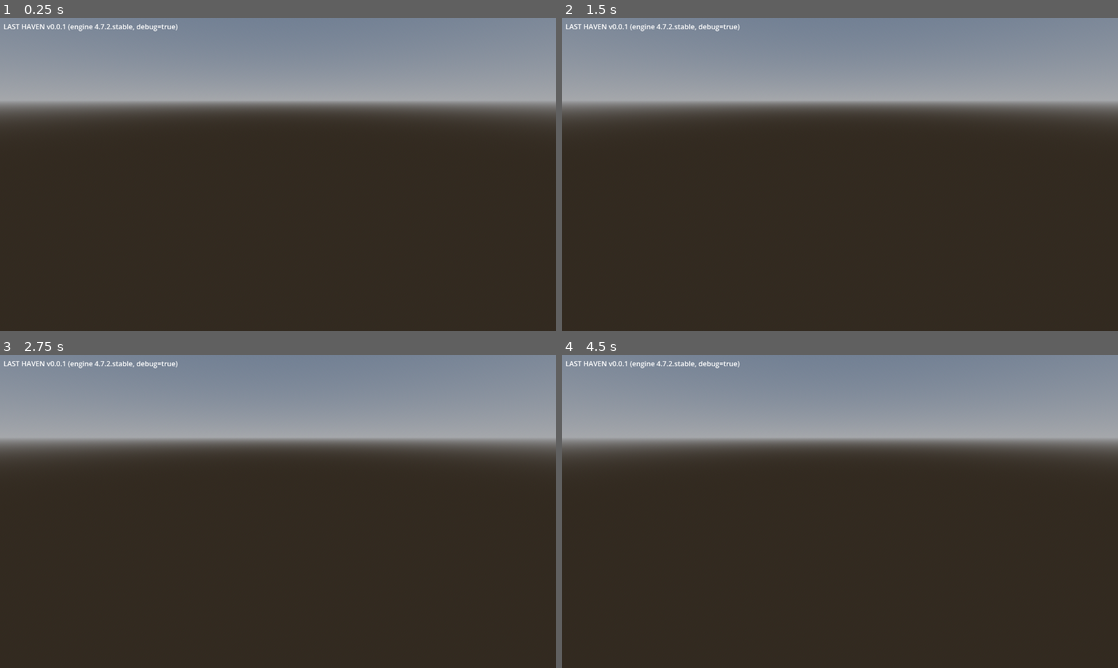
Above: before the commit, frames 1-4 (two rows, left to right).
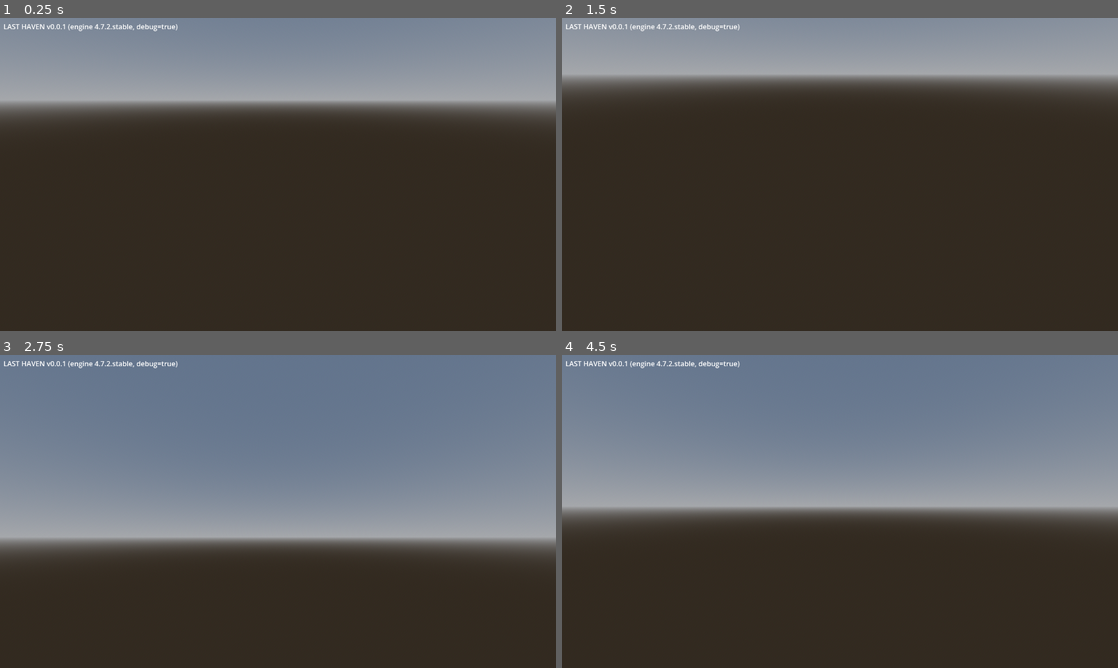
Above: after the commit, the same moments.

Repository: daesunryang/Project-ZSS
Game: Godot game, scene res://scenes/main/main.tscn
Same seed, same stepped clock (60 frames per second), same inputs: the game is played once before the commit and once after it.
Inputs (mouse positions are in pixels of both pictures, inside the frame that each line leads up to):
- Up to frame 1 (0.25 s): no input
- Up to frame 2 (1.5 s): tap Enter at 0.5 s; move the mouse to (962, 158) at 0.52 s; hold D (move_right, bound only after the commit) 0.53-1.28 s; tap E (pickup, bound only after the commit) at 0.6, 1.35 s; tap Space at 1.25 s; move the mouse to (728, 190) at 1.27 s; hold S (move_backward, bound only after the commit) from 1.28 s (still down)
- Up to frame 3 (2.75 s): tap Enter at 2 s; move the mouse to (333, 442) at 2.02 s; release S (move_backward, bound only after the commit) at 2.03 s; hold D (move_right, bound only after the commit) from 2.03 s (still down); tap E (pickup, bound only after the commit) at 2.1 s
- Up to frame 4 (4.5 s): tap Space at 2.75, 4.25 s; move the mouse to (812, 574) at 2.77 s; release D (move_right, bound only after the commit) at 2.78 s; hold W (move_forward, bound only after the commit) 2.78-3.53 s; tap E (pickup, bound only after the commit) at 2.85, 3.6, 4.35 s; tap Enter at 3.5 s; move the mouse to (1006, 558) at 3.52 s; hold A (move_left, bound only after the commit) from 3.53 s (still down); move the mouse to (673, 464) at 4.27 s

The runs differ from the first frame. In frame 2, 13% of the frame differs, in the area x 0-100%, y 17-33%; in frame 3, 56%, in the area x 0-100%, y 3-65%; in frame 4, 42%.

Commit message:
P1-4: Add free-rotating third-person camera and input mapping
Client-only presentation: mouse-orbit camera following the local player,
WASD input converted to camera-relative world XZ intent, a send policy
(change + resend + single stop) matching the server's 0.5s input timeout,
pickup key selecting the nearest mirrored world item, and temporary
capsule visuals. Tunables live in data/tuning/camera_settings.tres and are
recorded as PROVISIONAL in docs/15 section 7. Implemented by Codex,
reviewed and verified by the coordinator.

Co-Authored-By: Claude Sonnet 5.5 <noreply@anthropic.com>

Diff:
--- /dev/null
+++ b/data/tuning/camera_settings.tres
@@ -0,0 +1,25 @@
+[gd_resource type="Resource" script_class="CameraSettings" load_steps=2 format=3]
+
+[ext_resource type="Script" path="res://scripts/presentation/camera_settings.gd" id="1_camera"]
+
+[resource]
+script = ExtResource("1_camera")
+mouse_sensitivity_rad_per_pixel = 0.003
+camera_distance_m = 6.0
+target_height_m = 1.5
+initial_pitch_rad = -0.35
+min_pitch_rad = -1.2
+max_pitch_rad = 0.2
+input_deadzone = 0.1
+move_forward_key = 87
+move_backward_key = 83
+move_left_key = 65
+move_right_key = 68
+pickup_key = 69
+move_resend_interval_sec = 0.2
+direction_change_epsilon = 0.01
+yaw_change_epsilon_rad = 0.01
+capsule_radius_m = 0.4
+capsule_height_m = 1.8
+local_player_color = Color(0.2, 0.75, 1, 1)
+remote_player_color = Color(1, 0.45, 0.25, 1)
--- a/scenes/main/client_view.tscn
+++ b/scenes/main/client_view.tscn
@@ -20,8 +20,11 @@
 [node name="Sun" type="DirectionalLight3D" parent="."]
 transform = Transform3D(1, 0, 0, 0, 0.707107, 0.707107, 0, -0.707107, 0.707107, 0, 10, 0)
 
+[node name="Players" type="Node3D" parent="."]
+unique_name_in_owner = true
+
 [node name="Camera" type="Camera3D" parent="."]
-transform = Transform3D(1, 0, 0, 0, 0.939693, 0.34202, 0, -0.34202, 0.939693, 0, 3, 8)
+unique_name_in_owner = true
 current = true
 
 [node name="Hud" type="CanvasLayer" parent="."]
--- /dev/null
+++ b/scripts/presentation/camera_orbit_math.gd
@@ -0,0 +1,24 @@
+class_name CameraOrbitMath
+extends RefCounted
+## Pure third-person orbit calculations. No Node or input dependency.
+
+
+## Applies a mouse delta and returns (wrapped yaw, clamped pitch).
+static func apply_mouse_delta(yaw: float, pitch: float, mouse_delta: Vector2, sensitivity: float, min_pitch: float, max_pitch: float) -> Vector2:
+	return Vector2(
+		wrap_yaw(yaw - mouse_delta.x * sensitivity),
+		clampf(pitch - mouse_delta.y * sensitivity, min_pitch, max_pitch)
+	)
+
+
+## Canonical yaw used for both camera-relative input and the move intent.
+static func wrap_yaw(yaw: float) -> float:
+	return wrapf(yaw, -PI, PI)
+
+
+## World position of an orbit camera looking at `target`.
+static func camera_position(target: Vector3, yaw: float, pitch: float, distance: float) -> Vector3:
+	var offset: Vector3 = Vector3(0.0, 0.0, distance)
+	offset = offset.rotated(Vector3.RIGHT, pitch)
+	offset = offset.rotated(Vector3.UP, yaw)
+	return target + offset
--- /dev/null
+++ b/scripts/presentation/camera_settings.gd
@@ -0,0 +1,61 @@
+class_name CameraSettings
+extends Resource
+## Client-only camera, input and placeholder presentation tuning.
+## Every product-facing value is PROVISIONAL (docs/15 §7).
+
+const DEFAULT_PATH: String = "res://data/tuning/camera_settings.tres"
+
+@export_range(0.0001, 0.1) var mouse_sensitivity_rad_per_pixel: float = 0.003
+@export_range(0.1, 100.0) var camera_distance_m: float = 6.0
+@export_range(0.0, 10.0) var target_height_m: float = 1.5
+@export_range(-1.55, 1.55) var initial_pitch_rad: float = -0.35
+@export_range(-1.55, 1.55) var min_pitch_rad: float = -1.20
+@export_range(-1.55, 1.55) var max_pitch_rad: float = 0.20
+
+@export_range(0.0, 0.99) var input_deadzone: float = 0.10
+@export var move_forward_key: Key = KEY_W
+@export var move_backward_key: Key = KEY_S
+@export var move_left_key: Key = KEY_A
+@export var move_right_key: Key = KEY_D
+@export var pickup_key: Key = KEY_E
+
+## Must stay below the server's 0.5 s no-input timeout (docs/15 P1-8).
+@export_range(0.01, 0.25) var move_resend_interval_sec: float = 0.20
+@export_range(0.0001, 0.5) var direction_change_epsilon: float = 0.01
+@export_range(0.0001, 0.5) var yaw_change_epsilon_rad: float = 0.01
+
+@export_range(0.1, 5.0) var capsule_radius_m: float = 0.40
+@export_range(0.2, 10.0) var capsule_height_m: float = 1.80
+@export var local_player_color: Color = Color(0.20, 0.75, 1.0, 1.0)
+@export var remote_player_color: Color = Color(1.0, 0.45, 0.25, 1.0)
+
+
+func validate() -> PackedStringArray:
+	var errors: PackedStringArray = []
+	if mouse_sensitivity_rad_per_pixel <= 0.0:
+		errors.append("mouse_sensitivity_rad_per_pixel must be > 0")
+	if camera_distance_m <= 0.0 or target_height_m < 0.0:
+		errors.append("camera distance must be > 0 and target height must be >= 0")
+	if min_pitch_rad > max_pitch_rad or initial_pitch_rad < min_pitch_rad or initial_pitch_rad > max_pitch_rad:
+		errors.append("pitch range must contain initial_pitch_rad")
+	if input_deadzone < 0.0 or input_deadzone >= 1.0:
+		errors.append("input_deadzone must be within [0, 1)")
+	if move_resend_interval_sec <= 0.0 or move_resend_interval_sec > 0.25:
+		errors.append("move_resend_interval_sec must be within (0, 0.25]")
+	if direction_change_epsilon <= 0.0 or yaw_change_epsilon_rad <= 0.0:
+		errors.append("intent change epsilons must be > 0")
+	if capsule_radius_m <= 0.0 or capsule_height_m < capsule_radius_m * 2.0:
+		errors.append("capsule height must be at least twice its radius")
+	for key: Key in [move_forward_key, move_backward_key, move_left_key, move_right_key, pickup_key]:
+		if key == KEY_NONE:
+			errors.append("input keys must not be KEY_NONE")
+			break
+	return errors
+
+
+static func load_or_default(path: String = DEFAULT_PATH) -> CameraSettings:
+	var loaded: Resource = ResourceLoader.load(path) if ResourceLoader.exists(path) else null
+	if loaded is CameraSettings:
+		return loaded as CameraSettings
+	GameLogger.warning("config", "camera settings missing, using defaults", {"path": path, "operation": "load_settings"})
+	return CameraSettings.new()
--- /dev/null
+++ b/scripts/presentation/client_input_actions.gd
@@ -0,0 +1,26 @@
+class_name ClientInputActions
+extends RefCounted
+## Registers client actions at runtime so project.godot remains untouched.
+
+const MOVE_FORWARD: StringName = &"move_forward"
+const MOVE_BACKWARD: StringName = &"move_backward"
+const MOVE_LEFT: StringName = &"move_left"
+const MOVE_RIGHT: StringName = &"move_right"
+const PICKUP: StringName = &"pickup"
+
+
+static func register(settings: CameraSettings) -> void:
+	_add_key_action(MOVE_FORWARD, settings.move_forward_key, settings.input_deadzone)
+	_add_key_action(MOVE_BACKWARD, settings.move_backward_key, settings.input_deadzone)
+	_add_key_action(MOVE_LEFT, settings.move_left_key, settings.input_deadzone)
+	_add_key_action(MOVE_RIGHT, settings.move_right_key, settings.input_deadzone)
+	_add_key_action(PICKUP, settings.pickup_key, settings.input_deadzone)
+
+
+static func _add_key_action(action: StringName, key: Key, deadzone: float) -> void:
+	if InputMap.has_action(action):
+		return
+	InputMap.add_action(action, deadzone)
+	var event: InputEventKey = InputEventKey.new()
+	event.physical_keycode = key
+	InputMap.action_add_event(action, event)
--- a/scripts/presentation/client_view.gd
+++ b/scripts/presentation/client_view.gd
@@ -1,10 +1,146 @@
 class_name ClientView
 extends Node3D
-## Client-only presentation for the empty world: camera, light, environment
-## and a version label. Never instantiated on the server (docs/09 §11).
-## The free-rotating third-person camera rig is Phase 1 work.
+## Client-only camera, local input and temporary player presentation.
+## Never instantiated on the server (docs/09 §11).
+
+@onready var _camera: Camera3D = %Camera
+@onready var _players_root: Node3D = %Players
+
+var _settings: CameraSettings = null
+var _network: NetworkService = null
+var _state: ClientWorldState = null
+var _intent_sender: MoveIntentSender = null
+var _yaw: float = 0.0
+var _pitch: float = 0.0
+var _player_visuals: Dictionary[String, MeshInstance3D] = {}
+var _capsule_mesh: CapsuleMesh = null
+var _local_material: StandardMaterial3D = null
+var _remote_material: StandardMaterial3D = null
 
 
 func _ready() -> void:
 	%VersionLabel.text = BuildInfo.summary()
+	_settings = CameraSettings.load_or_default()
+	var errors: PackedStringArray = _settings.validate()
+	if not errors.is_empty():
+		GameLogger.error("presentation", "invalid camera settings; using built-in defaults", {"errors": "; ".join(errors), "operation": "client_view_ready"})
+		_settings = CameraSettings.new()
+	_yaw = 0.0
+	_pitch = _settings.initial_pitch_rad
+	_intent_sender = MoveIntentSender.new(
+		_settings.move_resend_interval_sec,
+		_settings.direction_change_epsilon,
+		_settings.yaw_change_epsilon_rad
+	)
+	ClientInputActions.register(_settings)
+	_prepare_player_resources()
+	if DisplayServer.get_name() != "headless":
+		Input.mouse_mode = Input.MOUSE_MODE_CAPTURED
+	_update_camera()
+	_bind_network.call_deferred()
 	GameLogger.info("presentation", "client view ready", {"display_driver": DisplayServer.get_name()})
+
+
+func _exit_tree() -> void:
+	if DisplayServer.get_name() != "headless" and Input.mouse_mode == Input.MOUSE_MODE_CAPTURED:
+		Input.mouse_mode = Input.MOUSE_MODE_VISIBLE
+
+
+func _unhandled_input(event: InputEvent) -> void:
+	if event is InputEventMouseMotion and Input.mouse_mode == Input.MOUSE_MODE_CAPTURED:
+		var motion: InputEventMouseMotion = event as InputEventMouseMotion
+		var orbit: Vector2 = CameraOrbitMath.apply_mouse_delta(
+			_yaw,
+			_pitch,
+			motion.relative,
+			_settings.mouse_sensitivity_rad_per_pixel,
+			_settings.min_pitch_rad,
+			_settings.max_pitch_rad
+		)
+		_yaw = orbit.x
+		_pitch = orbit.y
+		_update_camera()
+		get_viewport().set_input_as_handled()
+
+
+func _physics_process(_delta: float) -> void:
+	_update_camera()
+	if _network == null or _state == null or _state.local_player_id.is_empty():
+		return
+	var sample: Vector2 = Vector2(
+		Input.get_axis(ClientInputActions.MOVE_LEFT, ClientInputActions.MOVE_RIGHT),
+		Input.get_axis(ClientInputActions.MOVE_BACKWARD, ClientInputActions.MOVE_FORWARD)
+	)
+	var local_intent: Vector2 = InputIntentMath.sample_to_local_intent(sample, _settings.input_deadzone)
+	var world_intent: Vector2 = InputIntentMath.camera_relative_direction(local_intent, _yaw)
+	var now_sec: float = float(Time.get_ticks_msec()) / 1000.0
+	if _intent_sender.should_send(world_intent, _yaw, now_sec):
+		_network.send_move_intent(world_intent, _yaw)
+	if Input.is_action_just_pressed(ClientInputActions.PICKUP):
+		_request_nearest_pickup()
+
+
+func _bind_network() -> void:
+	var bootstrap: GameBootstrap = get_parent() as GameBootstrap
+	if bootstrap == null or bootstrap.get_client_view() != self:
+		GameLogger.error("presentation", "client view has no owning bootstrap", {"operation": "bind_network"})
+		return
+	_network = bootstrap.get_network()
+	if _network == null:
+		return
+	_state = _network.client_state
+	if not _state.changed.is_connected(_on_world_state_changed):
+		_state.changed.connect(_on_world_state_changed)
+	_sync_player_visuals()
+
+
+func _on_world_state_changed() -> void:
+	_sync_player_visuals()
+
+
+func _prepare_player_resources() -> void:
+	_capsule_mesh = CapsuleMesh.new()
+	_capsule_mesh.radius = _settings.capsule_radius_m
+	_capsule_mesh.height = _settings.capsule_height_m
+	_local_material = StandardMaterial3D.new()
+	_local_material.albedo_color = _settings.local_player_color
+	_remote_material = StandardMaterial3D.new()
+	_remote_material.albedo_color = _settings.remote_player_color
+
+
+func _sync_player_visuals() -> void:
+	if _state == null:
+		return
+	for existing_id: String in _player_visuals.keys():
+		if not _state.players.has(existing_id):
+			_player_visuals[existing_id].queue_free()
+			_player_visuals.erase(existing_id)
+	for player_id: String in _state.players:
+		var visual: MeshInstance3D = _player_visuals.get(player_id, null)
+		if visual == null:
+			visual = MeshInstance3D.new()
+			visual.name = "Player_" + player_id
+			visual.mesh = _capsule_mesh
+			_players_root.add_child(visual)
+			_player_visuals[player_id] = visual
+		var entry: Dictionary = _state.players[player_id]
+		visual.position = (entry.get("position", Vector3.ZERO) as Vector3) + Vector3.UP * (_settings.capsule_height_m * 0.5)
+		visual.rotation.y = float(entry.get("yaw", 0.0))
+		visual.material_override = _local_material if player_id == _state.local_player_id else _remote_material
+
+
+func _update_camera() -> void:
+	if _camera == null or _settings == null:
+		return
+	var target: Vector3 = Vector3.UP * _settings.target_height_m
+	if _state != null and not _state.local_player_id.is_empty():
+		target += _state.position_of(_state.local_player_id)
+	_camera.global_position = CameraOrbitMath.camera_position(target, _yaw, _pitch, _settings.camera_distance_m)
+	_camera.look_at(target, Vector3.UP)
+
+
+func _request_nearest_pickup() -> void:
+	var local_position: Vector3 = _state.position_of(_state.local_player_id)
+	var item_id: String = InputIntentMath.nearest_world_item_id(local_position, _state.world_items)
+	if not item_id.is_empty():
+		_network.request_pickup(item_id)
--- /dev/null
+++ b/scripts/presentation/input_intent_math.gd
@@ -0,0 +1,32 @@
+class_name InputIntentMath
+extends RefCounted
+## Pure conversion from sampled controls to server-contract world XZ intent.
+
+
+## Applies a radial deadzone and limits diagonal input to unit length.
+static func sample_to_local_intent(sample: Vector2, deadzone: float) -> Vector2:
+	if not sample.is_finite() or sample.length() <= deadzone:
+		return Vector2.ZERO
+	return sample.limit_length(1.0)
+
+
+## Converts local (right, forward) input to world (X, Z) for camera yaw.
+static func camera_relative_direction(local_intent: Vector2, yaw: float) -> Vector2:
+	var right: Vector2 = Vector2(cos(yaw), -sin(yaw))
+	var forward: Vector2 = Vector2(-sin(yaw), -cos(yaw))
+	return (right * local_intent.x + forward * local_intent.y).limit_length(1.0)
+
+
+## Nearest item id by client-mirrored position. The server still validates range.
+static func nearest_world_item_id(origin: Vector3, world_items: Dictionary[String, Dictionary]) -> String:
+	var nearest_id: String = ""
+	var nearest_distance_squared: float = INF
+	for item_id: String in world_items:
+		var position_value: Variant = world_items[item_id].get("position", null)
+		if typeof(position_value) != TYPE_VECTOR3:
+			continue
+		var distance_squared: float = origin.distance_squared_to(position_value as Vector3)
+		if distance_squared < nearest_distance_squared:
+			nearest_distance_squared = distance_squared
+			nearest_id = item_id
+	return nearest_id
--- /dev/null
+++ b/scripts/presentation/move_intent_sender.gd
@@ -0,0 +1,51 @@
+class_name MoveIntentSender
+extends RefCounted
+## Stateful, clock-independent movement send policy. Callers inject `now_sec`.
+
+var _resend_interval_sec: float
+var _direction_epsilon: float
+var _yaw_epsilon_rad: float
+var _has_sent: bool = false
+var _last_direction: Vector2 = Vector2.ZERO
+var _last_yaw: float = 0.0
+var _last_sent_sec: float = 0.0
+
+
+func _init(resend_interval_sec: float, direction_epsilon: float, yaw_epsilon_rad: float) -> void:
+	_resend_interval_sec = resend_interval_sec
+	_direction_epsilon = direction_epsilon
+	_yaw_epsilon_rad = yaw_epsilon_rad
+
+
+## True once for stop, on moving changes, and periodically while held.
+## A true result records the send at the injected time.
+func should_send(direction: Vector2, yaw: float, now_sec: float) -> bool:
+	if direction.is_zero_approx():
+		if _has_sent and not _last_direction.is_zero_approx():
+			_remember(Vector2.ZERO, yaw, now_sec)
+			return true
+		return false
+	if not _has_sent:
+		_remember(direction, yaw, now_sec)
+		return true
+	var direction_changed: bool = direction.distance_to(_last_direction) > _direction_epsilon
+	var yaw_changed: bool = absf(angle_difference(_last_yaw, yaw)) > _yaw_epsilon_rad
+	var resend_due: bool = now_sec - _last_sent_sec >= _resend_interval_sec
+	if direction_changed or yaw_changed or resend_due:
+		_remember(direction, yaw, now_sec)
+		return true
+	return false
+
+
+func reset() -> void:
+	_has_sent = false
+	_last_direction = Vector2.ZERO
+	_last_yaw = 0.0
+	_last_sent_sec = 0.0
+
+
+func _remember(direction: Vector2, yaw: float, now_sec: float) -> void:
+	_has_sent = true
+	_last_direction = direction
+	_last_yaw = yaw
+	_last_sent_sec = now_sec
--- /dev/null
+++ b/tests/unit/camera_orbit_test.gd
@@ -0,0 +1,30 @@
+extends TestCase
+## Node-free camera orbit angle and position calculations.
+
+
+func test_yaw_wraps_and_pitch_clamps() -> void:
+	assert_true(is_equal_approx(CameraOrbitMath.wrap_yaw(TAU + 0.25), 0.25))
+	assert_true(is_equal_approx(CameraOrbitMath.wrap_yaw(-TAU - 0.25), -0.25))
+	var upper: Vector2 = CameraOrbitMath.apply_mouse_delta(0.0, 0.0, Vector2(-1000.0, -1000.0), 0.01, -0.8, 0.4)
+	assert_true(upper.x >= -PI and upper.x < PI, "yaw remains canonical")
+	assert_true(is_equal_approx(upper.y, 0.4), "pitch clamps to upper limit")
+	var lower: Vector2 = CameraOrbitMath.apply_mouse_delta(0.0, 0.0, Vector2(0.0, 1000.0), 0.01, -0.8, 0.4)
+	assert_true(is_equal_approx(lower.y, -0.8), "pitch clamps to lower limit")
+
+
+func test_camera_position_orbits_target_at_configured_distance() -> void:
+	var target: Vector3 = Vector3(2.0, 3.0, 4.0)
+	var behind: Vector3 = CameraOrbitMath.camera_position(target, 0.0, 0.0, 6.0)
+	assert_eq(behind, Vector3(2.0, 3.0, 10.0))
+	var side: Vector3 = CameraOrbitMath.camera_position(target, PI * 0.5, 0.0, 6.0)
+	assert_true(side.is_equal_approx(Vector3(8.0, 3.0, 4.0)))
+	var elevated: Vector3 = CameraOrbitMath.camera_position(target, 0.0, -PI / 6.0, 6.0)
+	assert_true(is_equal_approx(elevated.distance_to(target), 6.0))
+	assert_true(elevated.y > target.y)
+
+
+func test_shipped_camera_settings_load_and_validate() -> void:
+	var settings: CameraSettings = CameraSettings.load_or_default()
+	assert_true(settings.validate().is_empty())
+	assert_true(settings.move_resend_interval_sec <= 0.25)
+	assert_eq(settings.move_forward_key, KEY_W)
--- /dev/null
+++ b/tests/unit/input_intent_test.gd
@@ -0,0 +1,64 @@
+extends TestCase
+## Input sampling, camera-relative movement and send cadence.
+
+const ACTIONS: Array[StringName] = [
+	ClientInputActions.MOVE_FORWARD,
+	ClientInputActions.MOVE_BACKWARD,
+	ClientInputActions.MOVE_LEFT,
+	ClientInputActions.MOVE_RIGHT,
+	ClientInputActions.PICKUP,
+]
+
+
+func after_each() -> void:
+	for action: StringName in ACTIONS:
+		if InputMap.has_action(action):
+			InputMap.erase_action(action)
+
+
+func test_sample_deadzone_and_normalization() -> void:
+	assert_eq(InputIntentMath.sample_to_local_intent(Vector2(0.05, 0.0), 0.1), Vector2.ZERO)
+	assert_eq(InputIntentMath.sample_to_local_intent(Vector2(NAN, 0.0), 0.1), Vector2.ZERO)
+	var diagonal: Vector2 = InputIntentMath.sample_to_local_intent(Vector2.ONE, 0.1)
+	assert_true(is_equal_approx(diagonal.length(), 1.0))
+	assert_eq(InputIntentMath.sample_to_local_intent(Vector2(0.5, 0.0), 0.1), Vector2(0.5, 0.0))
+
+
+func test_camera_relative_direction_for_multiple_yaws() -> void:
+	assert_true(InputIntentMath.camera_relative_direction(Vector2(0.0, 1.0), 0.0).is_equal_approx(Vector2(0.0, -1.0)))
+	assert_true(InputIntentMath.camera_relative_direction(Vector2(0.0, 1.0), PI * 0.5).is_equal_approx(Vector2(-1.0, 0.0)))
+	assert_true(InputIntentMath.camera_relative_direction(Vector2(0.0, 1.0), -PI * 0.5).is_equal_approx(Vector2(1.0, 0.0)))
+	assert_true(InputIntentMath.camera_relative_direction(Vector2(1.0, 0.0), PI).is_equal_approx(Vector2(-1.0, 0.0)))
+
+
+func test_move_sender_changes_resends_and_sends_stop_once() -> void:
+	var sender: MoveIntentSender = MoveIntentSender.new(0.2, 0.01, 0.01)
+	assert_false(sender.should_send(Vector2.ZERO, 0.0, 0.0), "idle zero is not repeated")
+	assert_true(sender.should_send(Vector2(0.0, -1.0), 0.0, 0.0), "movement starts immediately")
+	assert_false(sender.should_send(Vector2(0.0, -1.0), 0.0, 0.19))
+	assert_true(sender.should_send(Vector2(0.0, -1.0), 0.0, 0.20), "held input is refreshed")
+	assert_true(sender.should_send(Vector2(1.0, 0.0), 0.0, 0.21), "direction change is immediate")
+	assert_true(sender.should_send(Vector2(1.0, 0.0), 0.5, 0.22), "yaw change is immediate while moving")
+	assert_true(sender.should_send(Vector2.ZERO, 0.5, 0.23), "stop sends one zero")
+	assert_false(sender.should_send(Vector2.ZERO, 1.0, 1.0), "stopped zero is not refreshed")
+
+
+func test_runtime_actions_use_settings_and_do_not_duplicate() -> void:
+	var settings: CameraSettings = CameraSettings.new()
+	settings.move_forward_key = KEY_UP
+	ClientInputActions.register(settings)
+	assert_true(InputMap.has_action(ClientInputActions.MOVE_FORWARD))
+	var events: Array[InputEvent] = InputMap.action_get_events(ClientInputActions.MOVE_FORWARD)
+	assert_eq(events.size(), 1)
+	assert_eq((events[0] as InputEventKey).physical_keycode, KEY_UP)
+	ClientInputActions.register(settings)
+	assert_eq(InputMap.action_get_events(ClientInputActions.MOVE_FORWARD).size(), 1)
+
+
+func test_nearest_pickup_candidate_uses_mirrored_positions_only() -> void:
+	var items: Dictionary[String, Dictionary] = {
+		"item_far": {"position": Vector3(10.0, 0.0, 0.0)},
+		"item_near": {"position": Vector3(2.0, 0.0, 0.0)},
+		"item_bad": {"position": "not a vector"},
+	}
+	assert_eq(InputIntentMath.nearest_world_item_id(Vector3.ZERO, items), "item_near")
Not shown, added: scripts/presentation/camera_orbit_math.gd.uid
Not shown, added: scripts/presentation/camera_settings.gd.uid
Not shown, added: scripts/presentation/client_input_actions.gd.uid
Not shown, added: scripts/presentation/input_intent_math.gd.uid
Not shown, added: scripts/presentation/move_intent_sender.gd.uid
Not shown, added: tests/unit/camera_orbit_test.gd.uid
Not shown, added: tests/unit/input_intent_test.gd.uid
Not shown, changed: docs/09_godot_technical_architecture.md
Not shown, changed: docs/11_ui_art_audio.md
Not shown, changed: docs/15_risks_and_open_questions.md
